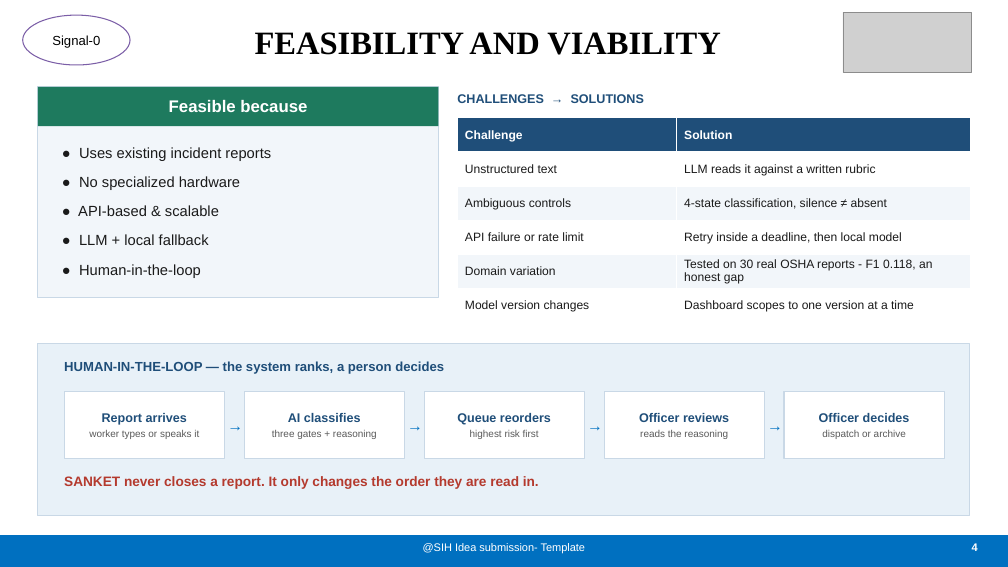
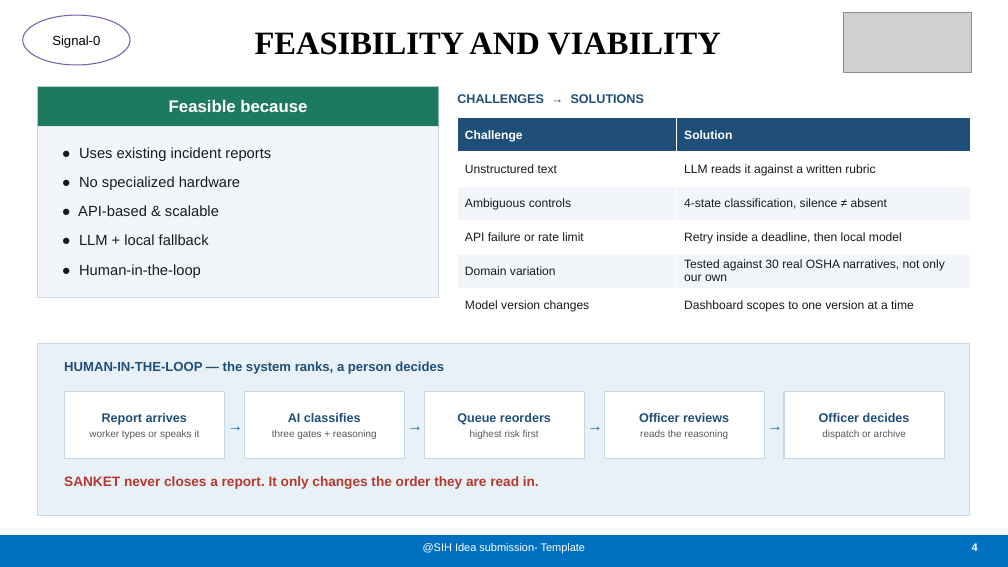
Before and after one commit to sukanya-2006/SANKET, a slide deck: slide 4 of docs/SANKET-SIH2026-Idea-Submission.pptx. Drawn at 1008x567 pixels with LibreOffice and Linux fonts; fonts in the diff are those of the drawing; grey boxes stand for pictures. Boxes give left, top, right and bottom in pixels: in the first picture for what was removed or moved away, otherwise in the second. Text is boxed around its words. In the diff, an @@ line names an element or a change of style, - is before the commit and + after.

```diff
--- a/docs/SANKET-SIH2026-Idea-Submission.pptx
+++ b/docs/SANKET-SIH2026-Idea-Submission.pptx
@@ table at (457, 118, 970, 322) @@
-row 5, column 2: Tested on 30 real OSHA reports - F1 0.118, an honest gap
+row 5, column 2: Tested against 30 real OSHA narratives, not only our own
```
Also in this commit, not shown: 3 other slides changed, 5 other files.
